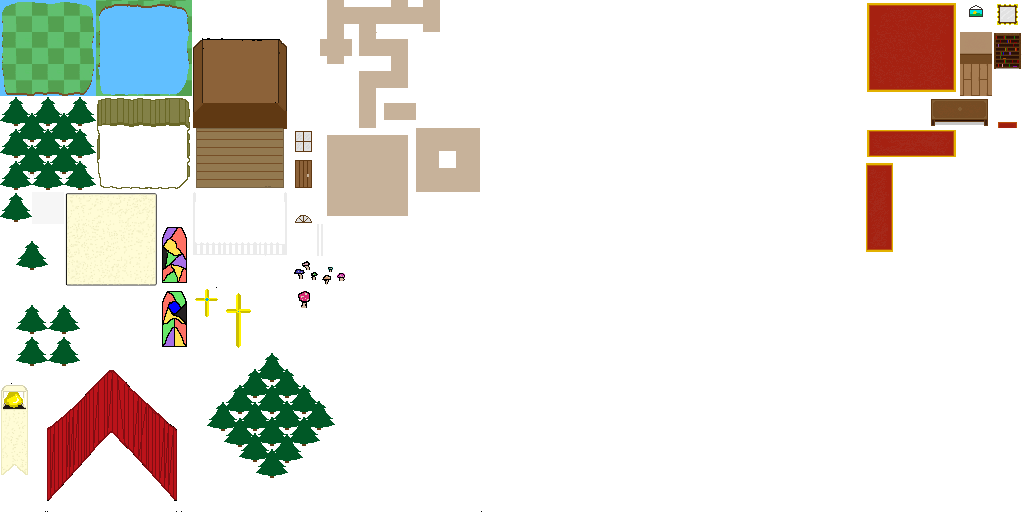
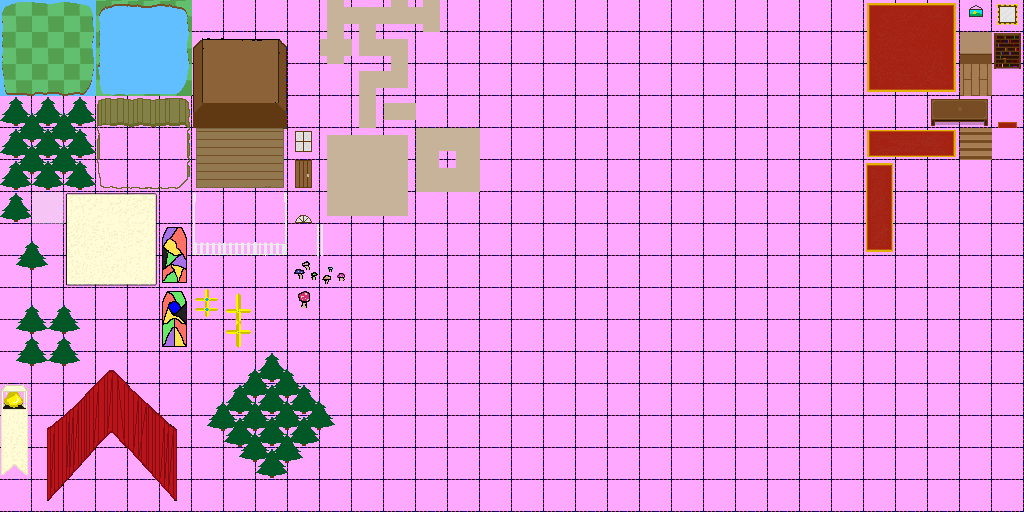
Layer changes from the first 1024px x 512px image to the second:
painted on "Church Exterior" (1st of 2) over [195, 287, 251, 334]
painted on "House Interior" over [959, 128, 992, 160]
showed "Background" over [0, 0, 1024, 512]
